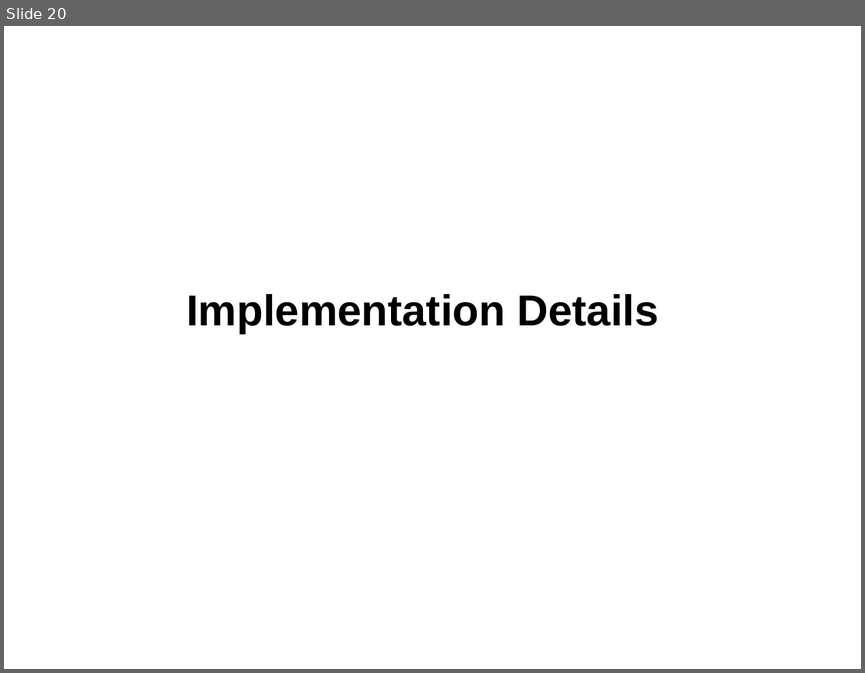
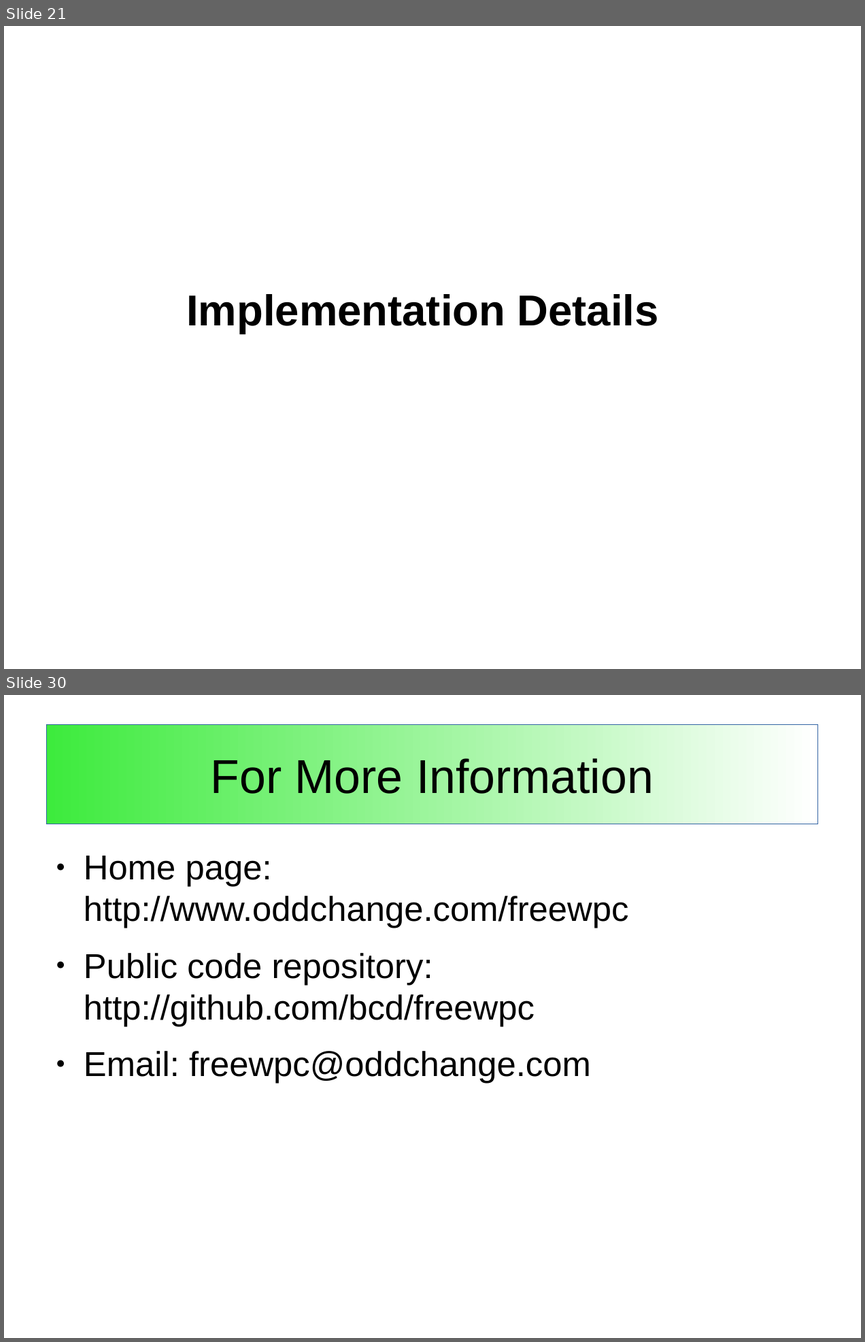
Before and after one commit to SonnyJim/freewpc, a slide deck: doc/freewpc.odp. Shown one above the other, each under a label of ours: slide 20 before the commit, slides 21 and 30 after it; the slides between them are not shown. The pictures are 865x673 and 865x1342 pixels, drawn with LibreOffice and Linux fonts; fonts in the diff are those of the drawing. Boxes give left, top, right and bottom in pixels: in the first picture for what was removed or moved away, otherwise in the second. Text is boxed around its words. In the diff, an @@ line names an element or a change of style, - is before the commit and + after.

```diff
--- a/doc/freewpc.odp
+++ b/doc/freewpc.odp
@@ slide 30 added at box(4, 695, 861, 1338), background #FFFFFF @@
@@ title added at box(47, 724, 818, 824), fill gradient #3DEB3D to #FFFFFF, outline #3465A4 0 pt, 44 pt, text #000000 @@
+For More Information
@@ text added at box(84, 855, 629, 1083), 32 pt, text #000000 @@
+● Home page: http://www.oddchange.com/freewpc
+● Public code repository: http://github.com/bcd/freewpc
+● Email: freewpc@oddchange.com
@@ what was slide 20 is now slide 21 @@
```
Also in this commit, not shown: 3 slides changed, 1 other slide added.
